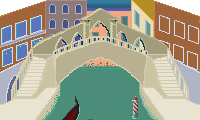
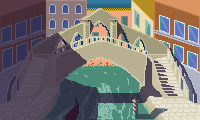
Revision of a layered 200×120 image; what changed, layer by layer:
showed "Layer 1", opacity 72% → 73%, painted on it over [0, 0, 200, 120]
added layer "Capa 36" in group "Palo" over [0, 88, 160, 120]
added layer "Capa 35" in group "Palo" over [54, 72, 133, 120]
painted on "Capa 6" over [3, 40, 194, 102]
painted on "sombras" over [2, 15, 198, 70]
added layer "Capa 37" in group "Ventanas edificio 2" over [0, 4, 200, 63]
painted on "Capa 33" over [28, 29, 199, 53]
painted on "Capa 32" over [0, 22, 200, 47]
painted on "Capa 29" over [0, 23, 200, 102]
painted on "Capa 28" over [0, 0, 200, 84]
painted on "Capa 23" over [1, 45, 200, 69]
painted on "Capa 11" over [0, 0, 200, 69]
painted on "Cielo" over [10, 4, 190, 27]
